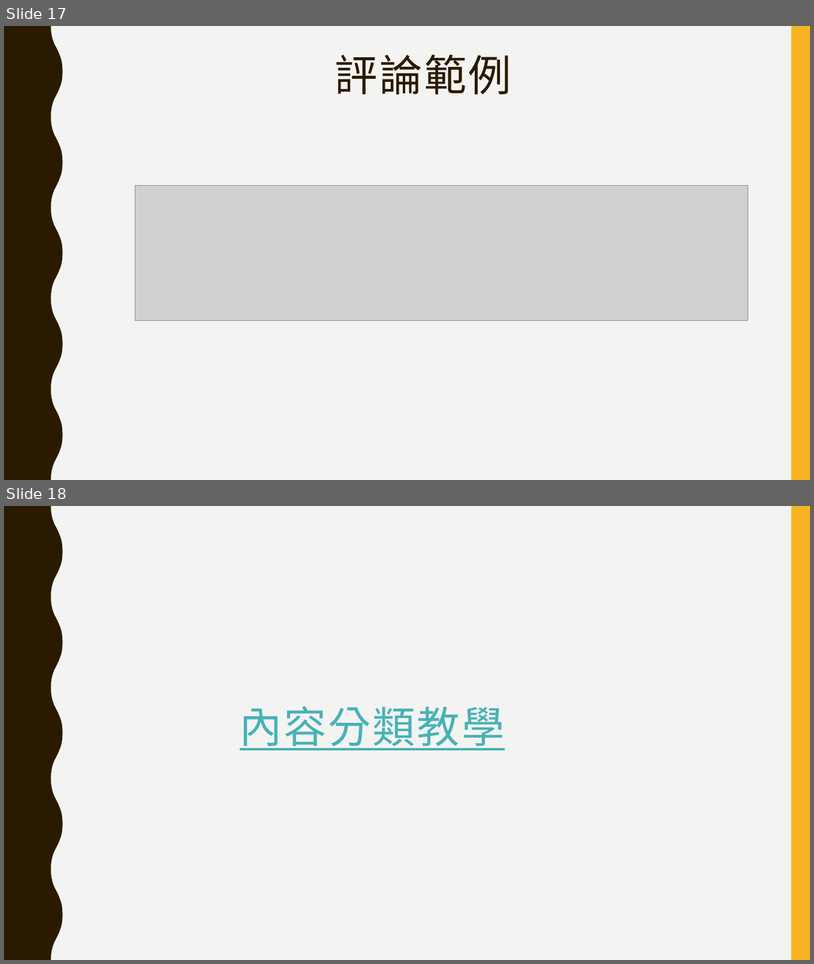
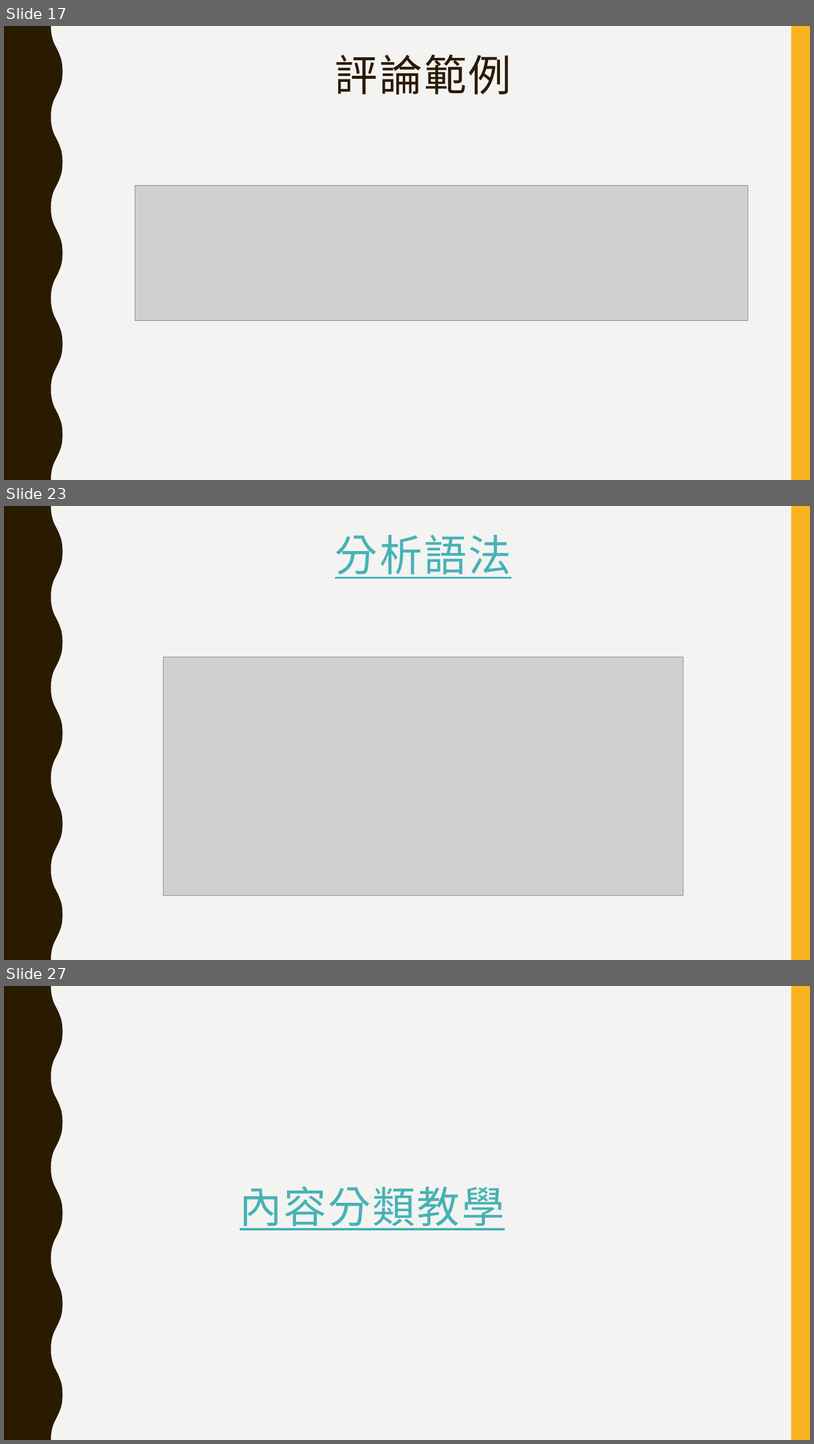
Before and after one commit to jumbokh/gcp_class, a slide deck: NLP/Natural Language API.pptx. Shown one above the other, each under a label of ours: slides 17 and 18 before the commit, slides 17, 23 and 27 after it; the slides between them are not shown. The pictures are 814x964 and 814x1444 pixels, drawn with LibreOffice and Linux fonts; fonts in the diff are those of the drawing; grey boxes stand for pictures. Boxes give left, top, right and bottom in pixels: in the first picture for what was removed or moved away, otherwise in the second. Text is boxed around its words. In the diff, an @@ line names an element or a change of style, - is before the commit and + after.

```diff
--- a/NLP/Natural Language API.pptx
+++ b/NLP/Natural Language API.pptx
@@ slide 23 added at [4, 506, 810, 960], background #F3F3F2; not listed: 2 template elements that a slide beside it also shows @@
@@ title added at [335, 535, 512, 579], 51 pt, text #46B2B5, underline @@
+分析語法
@@ picture added at [163, 657, 683, 895] @@
@@ what was slide 18 is now slide 27 @@
```
Also in this commit, not shown: 8 other slides added, 8 other files.
